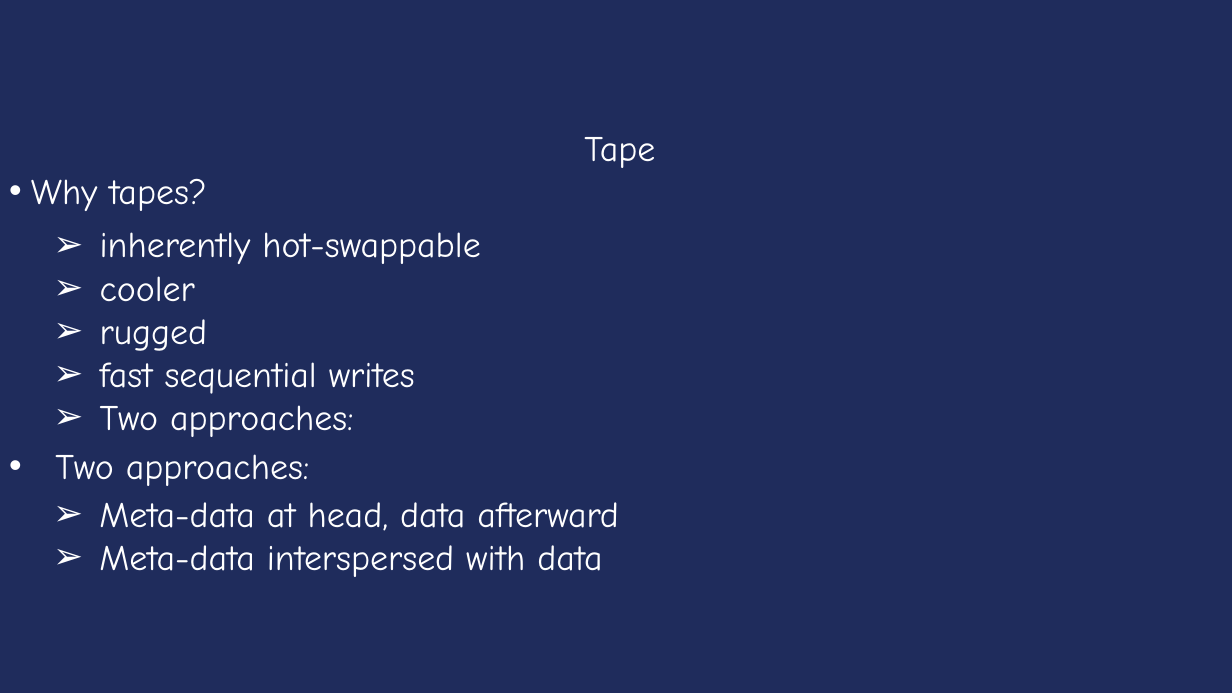
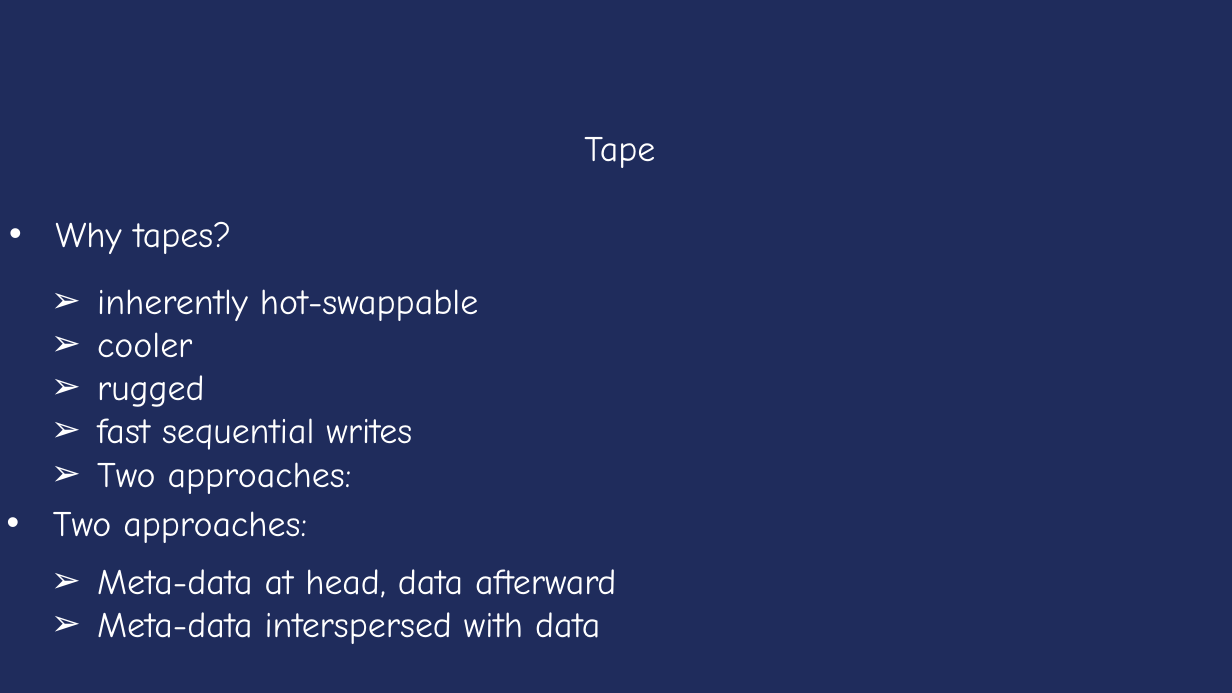
Before and after one commit to Rpersie/xv6-course, a slide deck: slide 35 of yale/ppt/ppt-english/Lecture11-File systems (2) .ppt. Drawn at 1232x693 pixels with LibreOffice and Linux fonts; fonts in the diff are those of the drawing. Boxes give left, top, right and bottom in pixels: in the first picture for what was removed or moved away, otherwise in the second. Text is boxed around its words. In the diff, an @@ line names an element or a change of style, - is before the commit and + after.

```diff
--- a/yale/ppt/ppt-english/Lecture11-File systems (2) .ppt
+++ b/yale/ppt/ppt-english/Lecture11-File systems (2) .ppt
@@ text at (x1=55, y1=222, x2=232, y2=254): indent changed @@
@@ text "inherently hot-swappable" moved from (x1=100, y1=232, x2=480, y2=437) to (x1=97, y1=289, x2=478, y2=494) @@
@@ text "Two approaches:" moved from (x1=55, y1=454, x2=310, y2=486) to (x1=53, y1=511, x2=307, y2=543) @@
@@ text "Meta-data at head, data afterward" moved from (x1=99, y1=502, x2=618, y2=577) to (x1=97, y1=569, x2=616, y2=644) @@
```
Also in this commit, not shown: 38 other slides changed, 16 other files.
